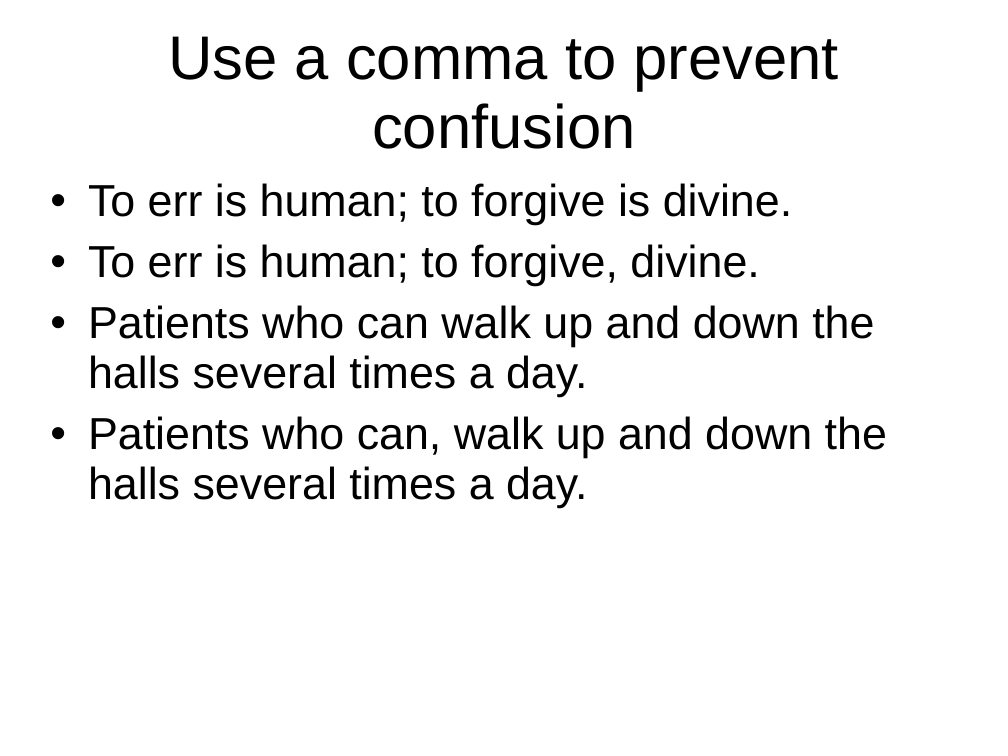
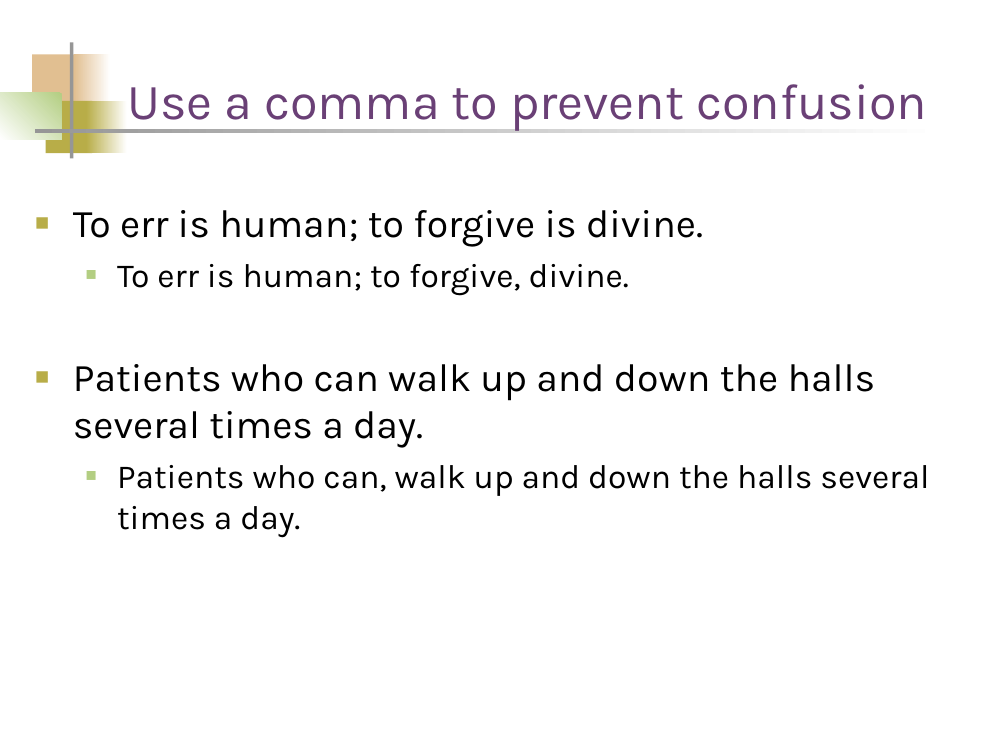
Before and after one commit to palmerc/lab, a slide deck: slide 13 of classes/engl4190/commas_and_end_punctuation.ppt (slide 14 before the commit). Drawn at 1008x756 pixels with LibreOffice and Linux fonts; fonts in the diff are those of the drawing. Boxes give left, top, right and bottom in pixels: in the first picture for what was removed or moved away, otherwise in the second. Text is boxed around its words. In the diff, an @@ line names an element or a change of style, - is before the commit and + after.

```diff
--- a/classes/engl4190/commas_and_end_punctuation.ppt
+++ b/classes/engl4190/commas_and_end_punctuation.ppt
@@ rectangle added at box(32, 54, 81, 107), fill #E1BF91 @@
@@ rectangle added at box(70, 42, 73, 158), fill #969696 @@
@@ rectangle added at box(75, 54, 111, 107), fill gradient #FFFFFF to #E1BF91 @@
@@ title "Use a comma to prevent ...": place and size @@
-title "Use a comma to prevent ..." at box(168, 36, 838, 149)
+title "Use a comma to prevent ..." at box(128, 84, 927, 131)
@@ title "Use a comma to prevent ..." at box(128, 84, 927, 131): size 44 to 36 pt, font Arial to Karla, text colour #000000 to #6A4076; alignment centre to left; line spacing 0.93 to 1; vertical alignment middle to bottom @@
@@ rectangle added at box(0, 93, 61, 139), fill gradient #B3CE82 to #FFFFFF @@
@@ rectangle added at box(45, 101, 92, 153), fill #B8AD48 @@
@@ rectangle added at box(87, 101, 127, 153), fill gradient #FFFFFF to #B8AD48 @@
@@ rectangle added at box(35, 129, 942, 132), fill gradient #FFFFFF to #969696 @@
@@ text "To err is human; to ...": place and size @@
-text "To err is human; to ..." at box(88, 183, 887, 508)
+text "To err is human; to ..." at box(73, 210, 929, 538)
@@ text "To err is human; to ..." at box(73, 210, 929, 538): size 32 to 28 pt in "To err is human; to forgive is ...", "Patients who can walk up and down ..."; font Arial to Karla; size 32 to 24 pt in "To err is human; to forgive, divine.", "Patients who can, walk up and down ..."; bullet • to ■; line spacing 0.93 to 1; less space between paragraphs; bullet colour #000000 to #B8AD48; list level 1 to 2 in "To err is human; to ..."; bullet colour #000000 to #B3CE82; list level 1 to 2 in "Patients who can, walk up ..." @@
```
Also in this commit, not shown: 17 other slides changed, 2 slides added, 4 slides removed.
